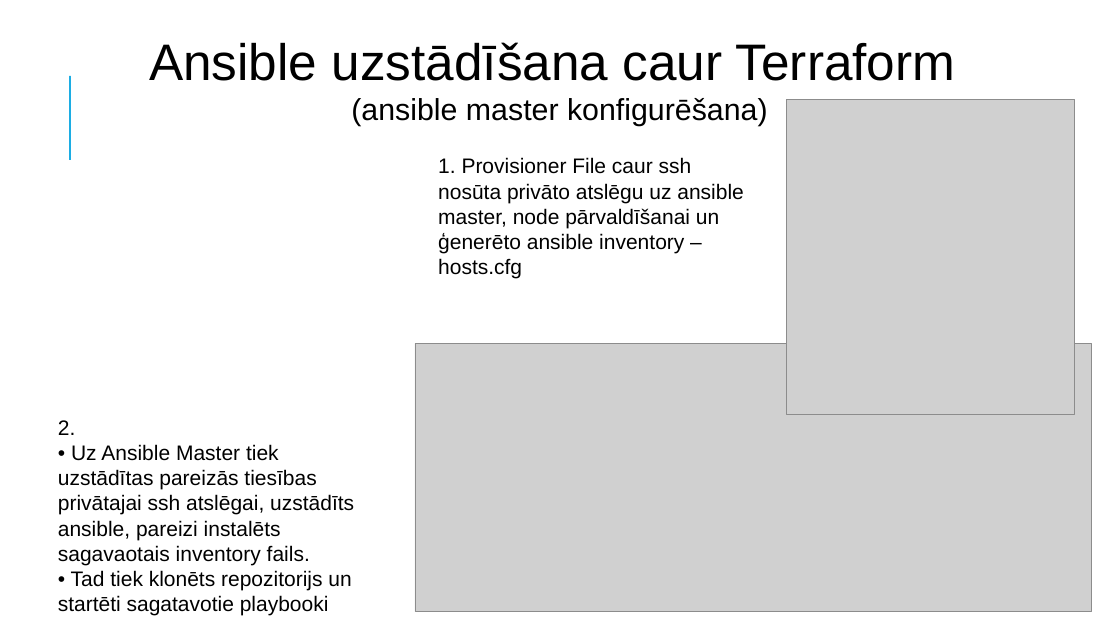
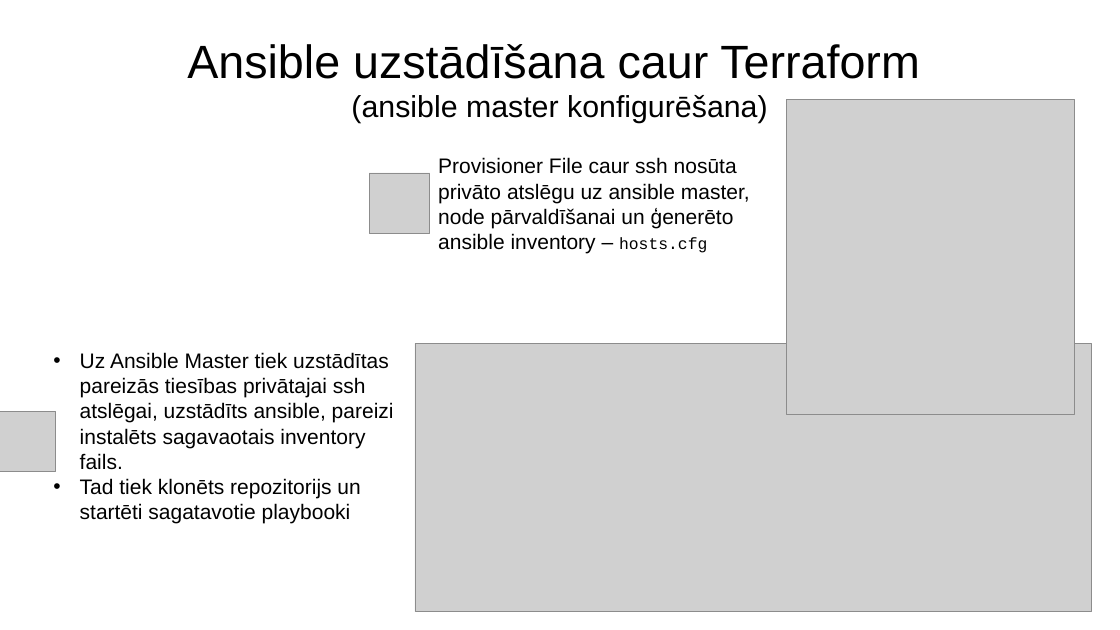
Before and after one commit to DitaGabalina/devops_db_group, a slide deck: slide 16 of docs/Slaidi.2022.07.04_v2.pptx. Drawn at 1120x630 pixels with LibreOffice and Linux fonts; fonts in the diff are those of the drawing; grey boxes stand for pictures. Boxes give left, top, right and bottom in pixels: in the first picture for what was removed or moved away, otherwise in the second. Text is boxed around its words. In the diff, an @@ line names an element or a change of style, - is before the commit and + after.

Commit message:
Slide formatting

```diff
--- a/docs/Slaidi.2022.07.04_v2.pptx
+++ b/docs/Slaidi.2022.07.04_v2.pptx
@@ title "Ansible uzstādīšana caur Terraform (ansible ...": place and size @@
-title "Ansible uzstādīšana caur Terraform (ansible ..." at (149,42,956,126)
+title "Ansible uzstādīšana caur Terraform (ansible ..." at (187,44,919,123)
@@ title "Ansible uzstādīšana caur Terraform (ansible ..." at (187,44,919,123): size 44 to 40 pt in "Ansible uzstādīšana caur Terraform" @@
@@ line removed from (70, 160) to (70, 76) @@
@@ picture added at (370,173,430,234) @@
@@ text at (438,157,750,254): text changed @@
-1. Provisioner File caur ssh nosūta privāto atslēgu uz ansible master, node pārvaldīšanai un ģenerēto ansible inventory – hosts.cfg
+Provisioner File caur ssh nosūta privāto atslēgu uz ansible master, node pārvaldīšanai un ģenerēto ansible inventory – hosts.cfg
@@ text at (80,352,394,524): text changed @@
-2.
-• Uz Ansible Master tiek uzstādītas pareizās tiesības privātajai ssh atslēgai, uzstādīts ansible, pareizi instalēts sagavaotais inventory fails.
-• Tad tiek klonēts repozitorijs un startēti sagatavotie playbooki
+• Uz Ansible Master tiek uzstādītas pareizās tiesības privātajai ssh atslēgai, uzstādīts ansible, pareizi instalēts sagavaotais inventory fails.
+• Tad tiek klonēts repozitorijs un startēti sagatavotie playbooki
@@ picture added at (0,412,56,472) @@
```
Also in this commit, not shown: 16 other slides changed, 1 other file.
